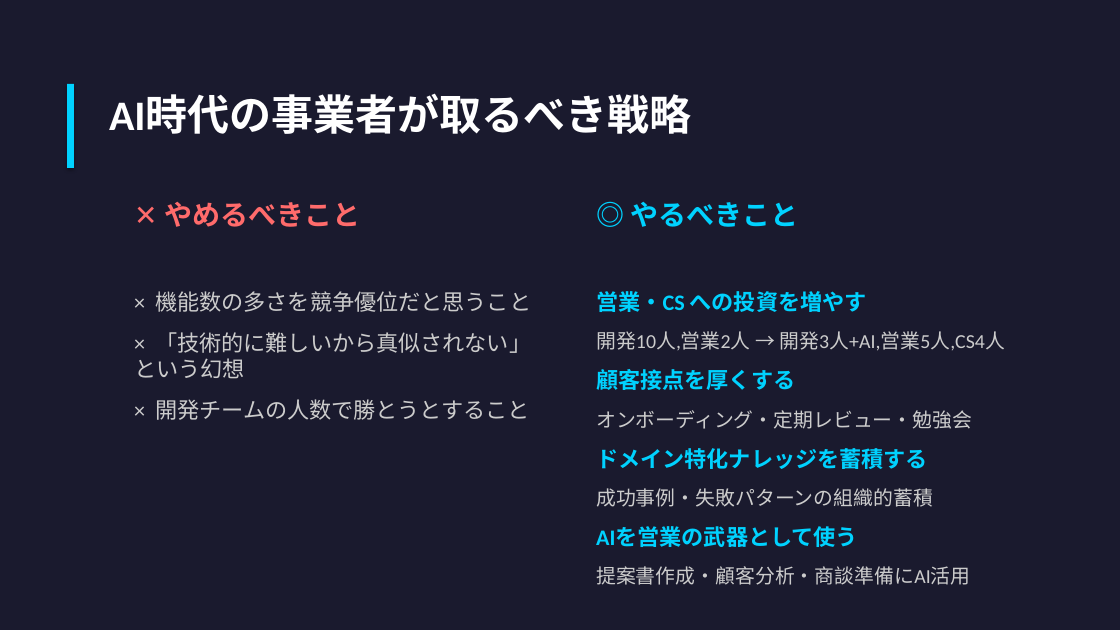
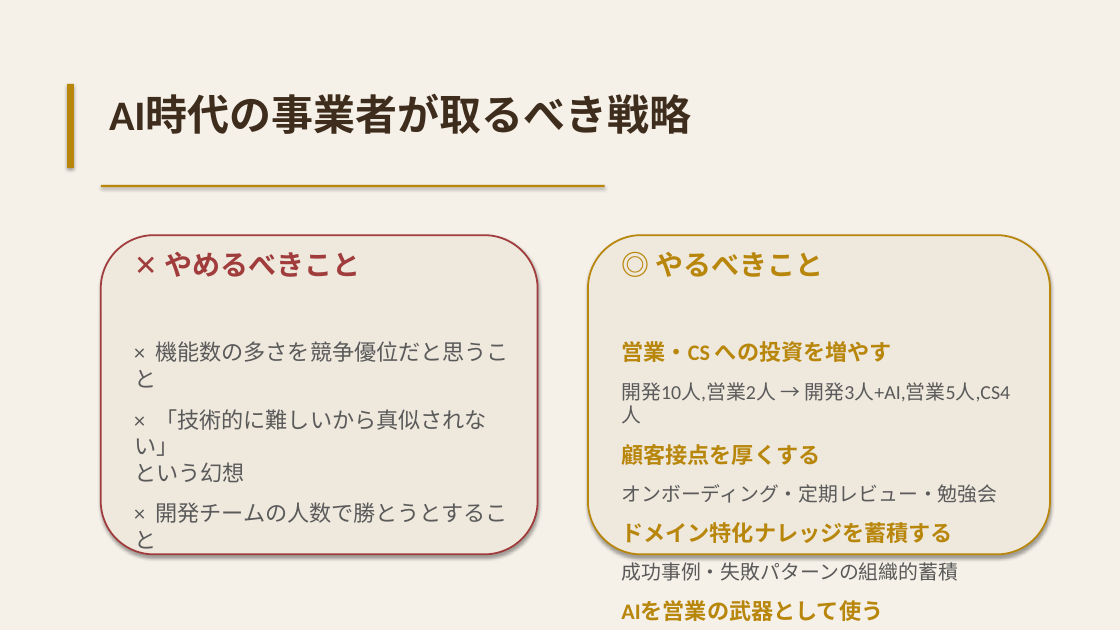
Before and after one commit to HarmonicInsight/harmonic-marketing, a slide deck: slide 7 of content/seminars/ai-era-sales-power-over-features.pptx. Drawn at 1120x630 pixels with LibreOffice and Linux fonts; fonts in the diff are those of the drawing. Boxes give left, top, right and bottom in pixels: in the first picture for what was removed or moved away, otherwise in the second. Text is boxed around its words. In the diff, an @@ line names an element or a change of style, - is before the commit and + after.

```diff
--- a/content/seminars/ai-era-sales-power-over-features.pptx
+++ b/content/seminars/ai-era-sales-power-over-features.pptx
@@ background #1A1A2E to #F5F0E8 @@
@@ rectangle at [67, 84, 74, 168]: fill #00D2FF to #B8860B @@
@@ text "AI時代の事業者が取るべき戦略" at [109, 95, 692, 134]: text colour #FFFFFF to #3E2C1C @@
@@ rectangle added at [101, 185, 605, 187], fill #B8860B @@
@@ rounded rectangle added at [101, 235, 538, 555], fill #EEE8DD, outline #A03C3C 1.5 pt @@
@@ rounded rectangle added at [588, 235, 1050, 555], fill #EEE8DD, outline #B8860B 1.5 pt @@
@@ text at [164, 252, 360, 277]: text changed; text colour #00D2FF to #A03C3C @@
-◎ やるべきこと
+✕ やめるべきこと
@@ text at [656, 252, 824, 277]: text changed; text colour #FF6B6B to #B8860B @@
-✕ やめるべきこと
+◎ やるべきこと
@@ text "× 機能数の多さを競争優位だと思うこと": place and size @@
-text "× 機能数の多さを競争優位だと思うこと" at [134, 291, 531, 420]
+text "× 機能数の多さを競争優位だと思うこと" at [134, 341, 509, 554]
@@ text "営業・CS への投資を増やす": place and size @@
-text "営業・CS への投資を増やす" at [596, 291, 1005, 585]
+text "営業・CS への投資を増やす" at [621, 341, 1011, 581]
@@ text "営業・CS への投資を増やす" at [621, 341, 1011, 581]: text colour #00D2FF to #B8860B in "営業・CS への投資を増やす", "顧客接点を厚くする", "ドメイン特化ナレッジを蓄積する", "AIを営業の武器として使う"; text colour #CCCCCC to #5A5A5A in "開発10人,営業2人 → 開発3人+AI,営業5人,CS4人", "オンボーディング・定期レビュー・勉強会", "成功事例・失敗パターンの組織的蓄積", "提案書作成・顧客分析・商談準備にAI活用" @@
@@ text at [134, 341, 509, 554]: text colour #CCCCCC to #5A5A5A in "× 機能数の多さを競争優位だと思うこと", "× 開発チームの人数で勝とうとすること" @@
@@ text at [134, 409, 487, 483]: text changed; text colour #CCCCCC to #5A5A5A @@
-× 「技術的に難しいから真似されない」という幻想
+× 「技術的に難しいから真似されない」
+という幻想
```
Also in this commit, not shown: 7 other slides changed.
